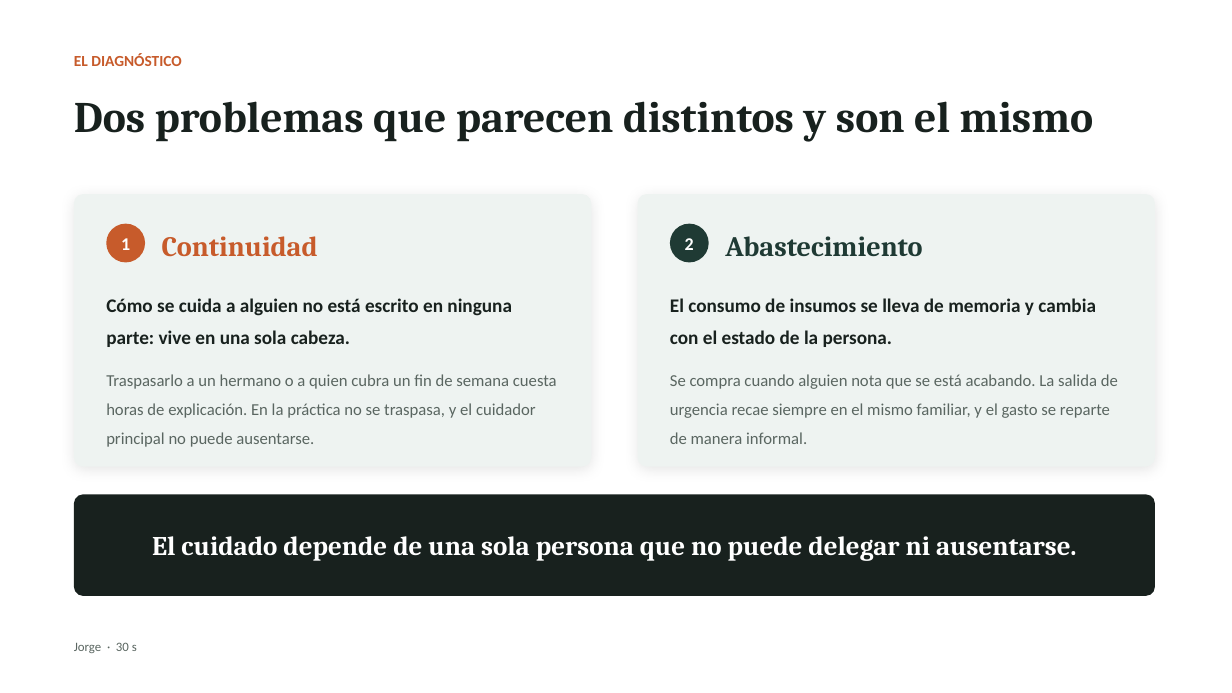
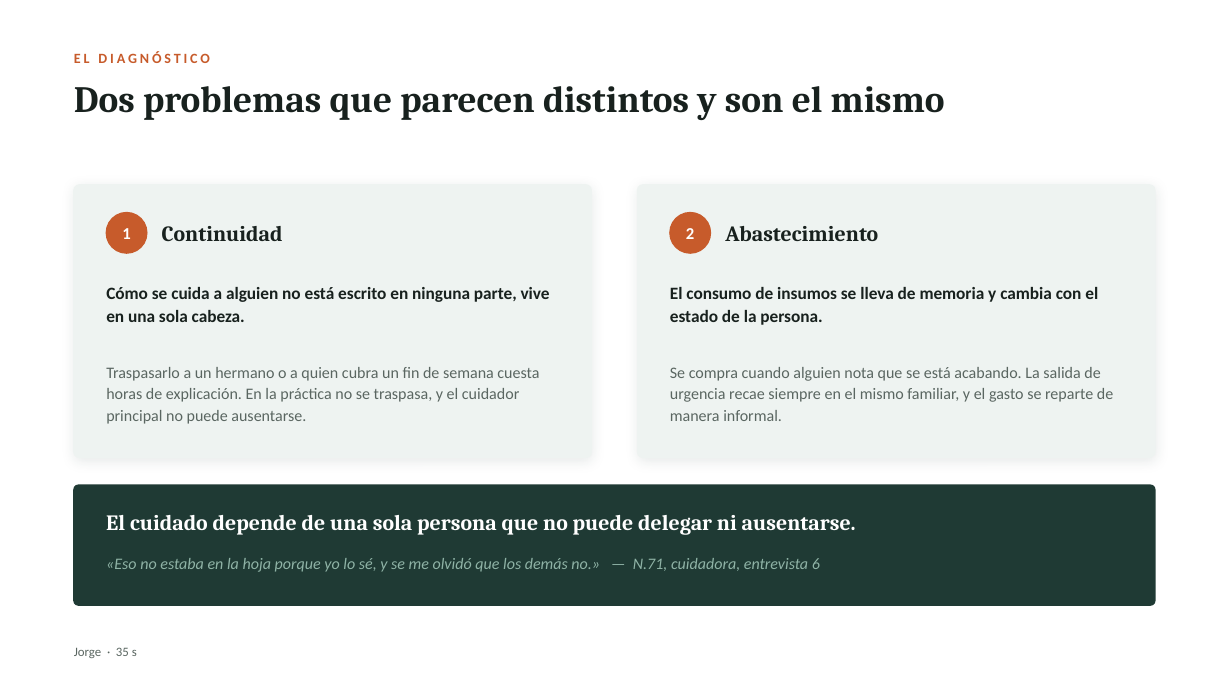
Before and after one commit to MartinHenriquez131/MATU, a slide deck: slide 3 of Fase 1/Evidencias Grupales/MATU_Presentacion_Fase1.pptx. Drawn at 1232x693 pixels with LibreOffice and Linux fonts; fonts in the diff are those of the drawing. Boxes give left, top, right and bottom in pixels: in the first picture for what was removed or moved away, otherwise in the second. Text is boxed around its words. In the diff, an @@ line names an element or a change of style, - is before the commit and + after.

```diff
--- a/Fase 1/Evidencias Grupales/MATU_Presentacion_Fase1.pptx
+++ b/Fase 1/Evidencias Grupales/MATU_Presentacion_Fase1.pptx
@@ text "EL DIAGNÓSTICO" at [74, 51, 210, 63]: size 12 to 11 pt, letter spacing 0 to 2.2 pt @@
@@ text "Dos problemas que parecen distintos ..." at [74, 86, 945, 120]: size 34 to 29 pt; vertical alignment middle to top @@
@@ rounded rectangle at [74, 185, 592, 457]: outline none to #EEF3F1 1 pt; shadow changed; proportions changed @@
@@ rounded rectangle at [638, 185, 1155, 457]: outline none to #EEF3F1 1 pt; shadow changed; proportions changed @@
@@ text "1" at [122, 228, 130, 239]: size 14 to 13 pt @@
@@ ellipse at [106, 213, 147, 253]: outline none to #C75B2B 1 pt @@
@@ text "Continuidad" at [162, 226, 283, 242]: size 22 to 17 pt, text colour #C75B2B to #18211E @@
@@ 7 texts, 2 rounded rectangles, 2 ellipses: place and size @@
-7 texts, 2 rounded rectangles, 2 ellipses at [74, 194, 1155, 467]
+7 texts, 2 rounded rectangles, 2 ellipses at [74, 185, 1155, 457]
@@ text "2" at [686, 228, 694, 239]: size 14 to 13 pt @@
@@ ellipse at [670, 213, 711, 253]: fill #1F3A34 to #C75B2B; outline none to #C75B2B 1 pt @@
@@ text "Abastecimiento" at [725, 226, 878, 241]: size 22 to 17 pt, text colour #1F3A34 to #18211E @@
@@ text at [106, 287, 550, 322]: text changed; size 15 to 13.5 pt @@
-Cómo se cuida a alguien no está escrito en ninguna parte: vive en una sola cabeza.
+Cómo se cuida a alguien no está escrito en ninguna parte, vive en una sola cabeza.
@@ text "El consumo de insumos se ..." at [670, 287, 1098, 325]: size 15 to 13.5 pt; line spacing 1.4 to 18pt @@
@@ text "Traspasarlo a un hermano o ..." at [106, 367, 539, 424]: size 13 to 12.5 pt; line spacing 1.46 to 17pt @@
@@ text "Se compra cuando alguien nota ..." at [670, 367, 1113, 421]: size 13 to 12.5 pt; line spacing 1.46 to 17pt @@
@@ rounded rectangle: place and size @@
-rounded rectangle at [74, 494, 1155, 596]
+rounded rectangle at [74, 485, 1155, 605]
@@ rounded rectangle at [74, 485, 1155, 605]: fill #18211E to #1F3A34; outline none to #1F3A34 1 pt; proportions changed @@
@@ text "El cuidado depende de una ...": place and size @@
-text "El cuidado depende de una ..." at [152, 536, 1076, 561]
+text "El cuidado depende de una ..." at [106, 515, 856, 535]
@@ text "El cuidado depende de una ..." at [106, 515, 856, 535]: size 21 to 17 pt; alignment centre to left @@
@@ text added at [106, 558, 820, 572], 12.5 pt, text #8FB3A6, italic @@
+«Eso no estaba en la hoja porque yo lo sé, y se me olvidó que los demás no.» — N.71, cuidadora, entrevista 6
@@ text at [74, 647, 137, 658]: text changed @@
-Jorge · 30 s
+Jorge · 35 s
```
Also in this commit, not shown: 7 other slides changed, 3 slides added.
